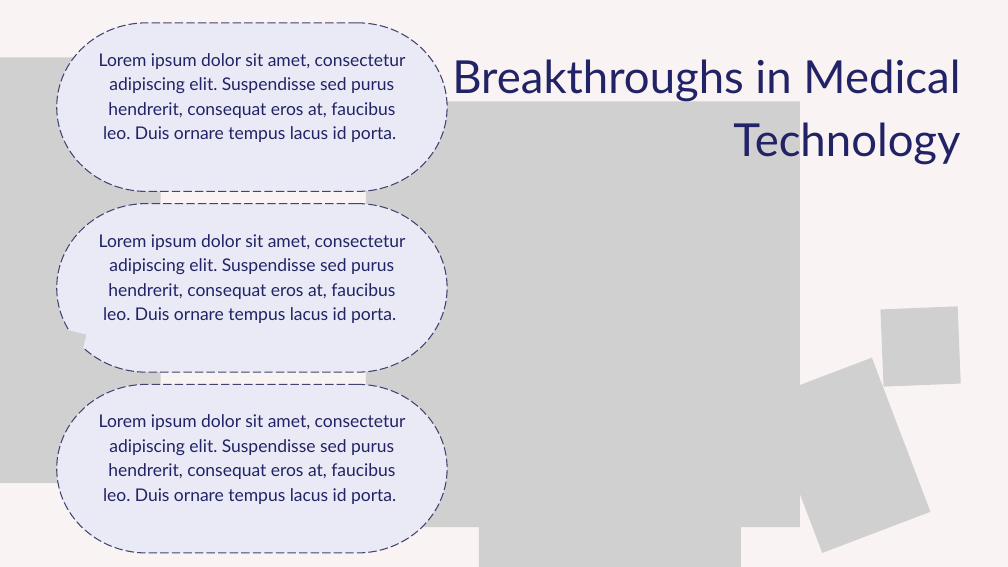
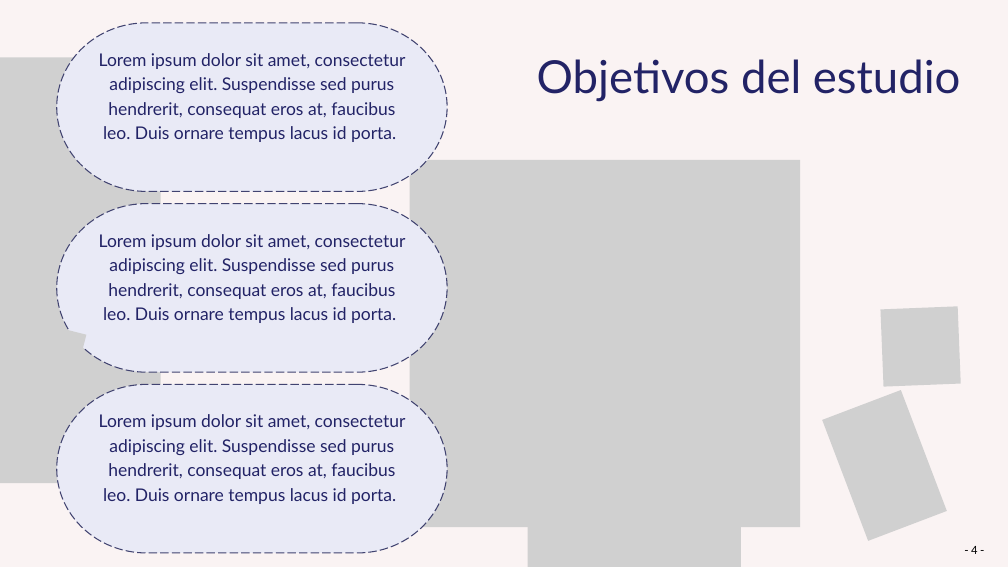
Before and after one commit to Muriburu/ITAcademy, a slide deck: slide 4 of Sprint 10 - Pràctica final/Presentación - Enfermedades raras.pptx (slide 6 before the commit). Drawn at 1008x567 pixels with LibreOffice and Linux fonts; fonts in the diff are those of the drawing; grey boxes stand for pictures. Boxes give left, top, right and bottom in pixels: in the first picture for what was removed or moved away, otherwise in the second. Text is boxed around its words. In the diff, an @@ line names an element or a change of style, - is before the commit and + after.

```diff
--- a/Sprint 10 - Pràctica final/Presentación - Enfermedades raras.pptx
+++ b/Sprint 10 - Pràctica final/Presentación - Enfermedades raras.pptx
@@ text at box(537, 59, 961, 102): text changed @@
-Breakthroughs in Medical Technology
+Objetivos del estudio
@@ picture: place and size @@
-picture at box(366, 101, 800, 527)
+picture at box(410, 160, 800, 527)
@@ picture: place and size @@
-picture at box(479, 270, 741, 567)
+picture at box(528, 330, 741, 567)
@@ picture: place and size @@
-picture at box(764, 358, 931, 553)
+picture at box(822, 390, 947, 541)
@@ text added at box(971, 546, 977, 554), 18 pt, text #000000 @@
+- 4 -
```
Also in this commit, not shown: 14 other slides changed, 3 slides added, 5 other files.
